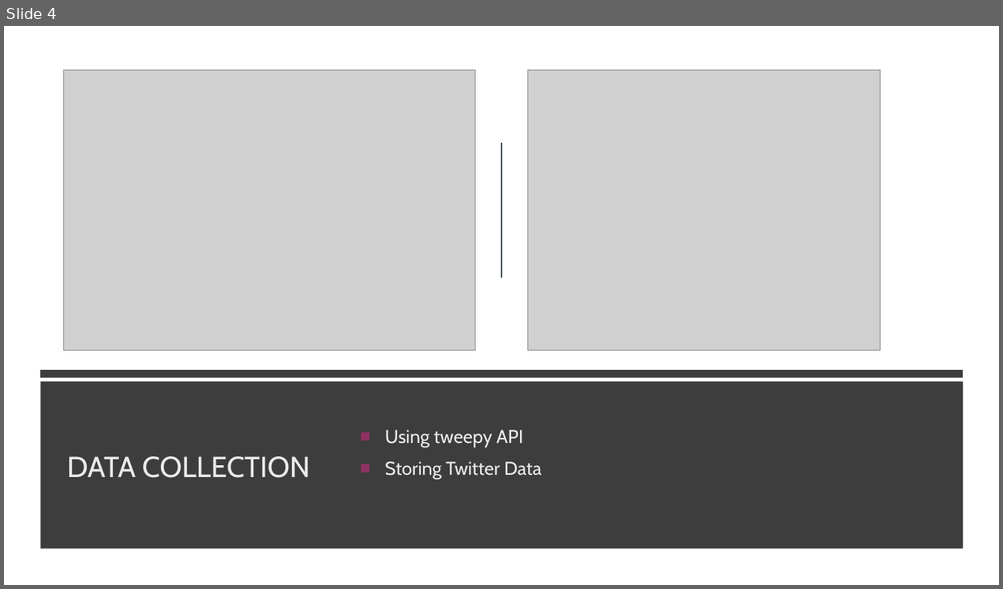
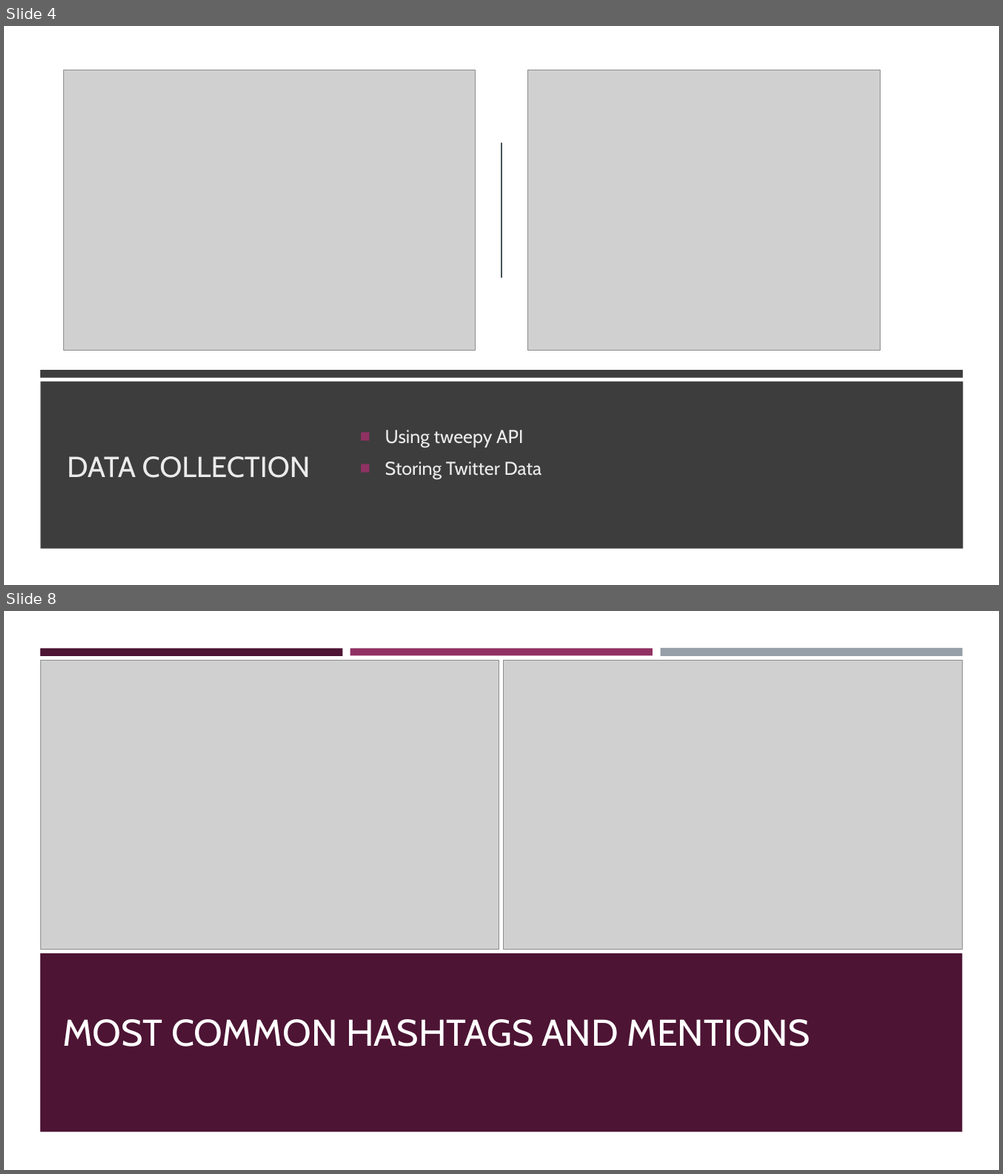
Before and after one commit to noah-sheldon/thesis_msc, a slide deck: Public Sentiment on Social Media-Noah.pptx. Shown one above the other, each under a label of ours: slide 4 before the commit, slides 4 and 8 after it; the slides between them are not shown. The pictures are 1003x589 and 1003x1174 pixels, drawn with LibreOffice and Linux fonts; fonts in the diff are those of the drawing; grey boxes stand for pictures. Boxes give left, top, right and bottom in pixels: in the first picture for what was removed or moved away, otherwise in the second. Text is boxed around its words. In the diff, an @@ line names an element or a change of style, - is before the commit and + after.

```diff
--- a/Public Sentiment on Social Media-Noah.pptx
+++ b/Public Sentiment on Social Media-Noah.pptx
@@ slide 8 added at [4, 611, 999, 1170], background #FFFFFF @@
@@ rectangle added at [4, 611, 999, 1170], fill #FFFFFF @@
@@ rectangle added at [40, 648, 343, 655], fill #4D1434 @@
@@ rectangle added at [350, 648, 652, 655], fill #903163 @@
@@ rectangle added at [660, 648, 962, 657], fill #969FA7 @@
@@ picture added at [40, 661, 498, 950] @@
@@ picture added at [504, 661, 962, 950] @@
@@ rectangle added at [40, 954, 962, 1133], fill #4D1434 @@
@@ title added at [62, 1019, 809, 1047], 36 pt, text #FFFFFF @@
+MOST COMMON HASHTAGS AND MENTIONS
```
Also in this commit, not shown: 5 slides changed, 11 other slides added, 1 slide removed.
